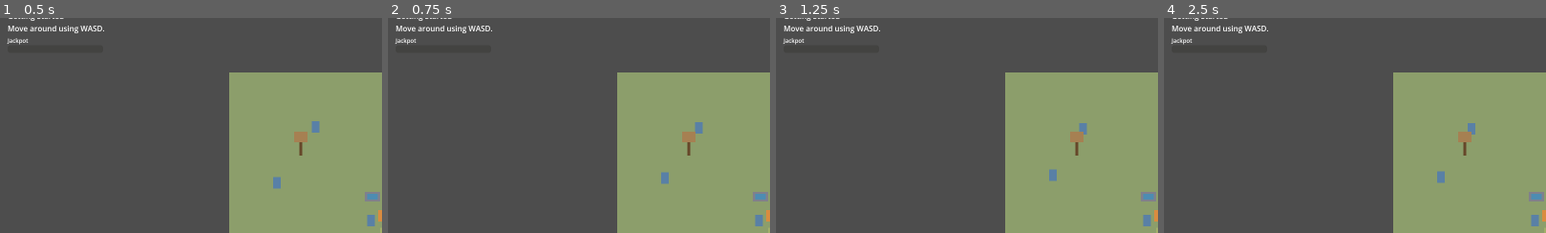
Above: before the commit, frames 1-4 (left to right).
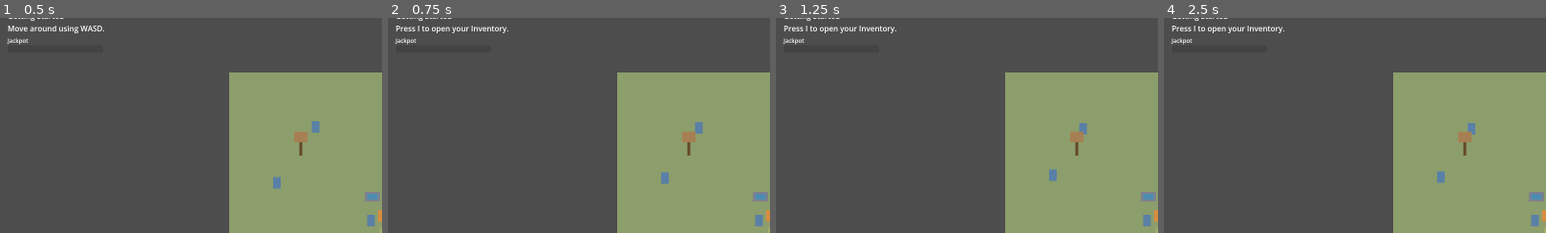
Above: after the commit, the same moments.

Repository: djkipyaboy/bunnies
Game: Godot game, scene res://world/town_demo.tscn
The game is run twice, just before and just after one commit, with the same random seed, the same clock (stepped at 60 frames per second) and the same inputs. This scene is started directly instead of the project's main scene.
Inputs (mouse positions are % of the whole screen's width and height, from its top left):
- Up to frame 1 (0.5 s): no input
- Up to frame 2 (0.75 s): move the mouse to (72, 45) at 0.52 s; hold D (move_right) from 0.53 s (still down); hold E (interact) from 0.53 s (still down); click (72, 45) at 0.67 s
- Up to frame 3 (1.25 s): keep holding D (move_right); keep holding E (interact)
- Up to frame 4 (2.5 s): release D (move_right) at 1.25 s; release E (interact) at 1.25 s; tap I (toggle_inventory) at 1.25, 2 s; drag from (30, 55) to (49, 64) at 1.27 s; move the mouse to (60, 28) at 2.02 s; hold D (move_right) from 2.03 s (still down); hold K (toggle_interactable_legend) from 2.03 s (still down)
The pictures show only the part of the screen within x 0-50%, y 17-67%; the shares and areas given below are measured in that part.

Frame 1 is identical in both runs. In frame 2, 0.5% of the frame differs, in the area x 2-32%, y 3-8%; in frame 3, 0.5%; in frame 4, 0.5%.

Commit message:
feat(quests): wire the tutorial's move objective to PCController's first movement

Diff:
--- /dev/null
+++ b/tests/test_pc_controller_moved_signal.gd
@@ -0,0 +1,35 @@
+# tests/test_pc_controller_moved_signal.gd
+extends SceneTree
+
+## Headless test for PCController's new `moved` signal (2026-08-10 quest-popups-and-tutorial-wiring
+## plan Task 9) — fires exactly once, on the first nonzero movement input.
+
+var _failures: int = 0
+func _check(c: bool, l: String) -> void:
+	if c: print("  ok: ", l)
+	else: _failures += 1; push_error("FAIL: " + l); print("  FAIL: ", l)
+
+func _initialize() -> void:
+	var pc := PCController.new()
+	var fire_count_box: Array = [0]
+	pc.moved.connect(func() -> void: fire_count_box[0] += 1)
+
+	# Zero input: no signal.
+	Input.action_press("move_right")
+	Input.action_release("move_right")
+	pc._physics_process(0.016)
+	_check(fire_count_box[0] == 0, "no signal on a frame with zero net movement input")
+
+	# Nonzero input: fires once.
+	Input.action_press("move_right")
+	pc._physics_process(0.016)
+	_check(fire_count_box[0] == 1, "fires once on the first nonzero movement input (got %d)" % fire_count_box[0])
+
+	# Stays fired — doesn't re-fire on subsequent nonzero-input frames.
+	pc._physics_process(0.016)
+	_check(fire_count_box[0] == 1, "does not fire again on a later nonzero-input frame (got %d)" % fire_count_box[0])
+
+	Input.action_release("move_right")
+	pc.free()
+	print(("PC CONTROLLER MOVED SIGNAL TEST PASSED" if _failures == 0 else "PC CONTROLLER MOVED SIGNAL TEST FAILED: %d" % _failures))
+	quit(_failures)
--- a/world/dungeon_demo.gd
+++ b/world/dungeon_demo.gd
@@ -218,6 +218,10 @@
 	_build_camera()
 	_build_ui()
 	_build_inventory_demo()
+	# Tutorial "move" objective (Task 9) — connected here, not next to _build_pc() above, since
+	# _party_inventory doesn't exist until _build_inventory_demo() just ran; the lambda only reads
+	# _party_inventory when the player actually moves, so this ordering is what matters.
+	_pc.moved.connect(func() -> void: _party_inventory.complete_objective(&"tutorial", &"move"))
 	_place_dungeon_enemies()
 	_place_dungeon_key()
 	_place_caged_cat()
--- a/world/overworld_demo.gd
+++ b/world/overworld_demo.gd
@@ -81,6 +81,10 @@
 	_build_camera()
 	_build_ui()
 	_build_inventory_demo()
+	# Tutorial "move" objective (Task 9) — connected here, not next to _build_pc() above, since
+	# _party_inventory doesn't exist until _build_inventory_demo() just ran; the lambda only reads
+	# _party_inventory when the player actually moves, so this ordering is what matters.
+	_pc.moved.connect(func() -> void: _party_inventory.complete_objective(&"tutorial", &"move"))
 	# VillageEntrance was built in _build_world(), before the party existed — wire its party
 	# fields now (2026-07-12 shared-party-state work) so entering town carries the SAME party
 	# town_demo.tscn will pick back up.
--- a/world/pc_controller.gd
+++ b/world/pc_controller.gd
@@ -6,6 +6,12 @@
 ## ceiling) — only Interactable.nearest() (tested in Task 6) backs the logic here.
 
 @export var move_speed: float = 90.0
+
+## Emitted exactly once, the first time _physics_process() observes nonzero movement input — the
+## tutorial's "move" objective hook (2026-08-10 quest-popups-and-tutorial-wiring plan Task 9).
+signal moved
+
+var _moved_signal_fired: bool = false
 
 var _tracked: Array[Interactable] = []
 var _movement_paused: bool = false
@@ -59,5 +65,8 @@
 		Input.get_action_strength("move_right") - Input.get_action_strength("move_left"),
 		Input.get_action_strength("move_down") - Input.get_action_strength("move_up")
 	)
+	if not _moved_signal_fired and input_vector != Vector2.ZERO:
+		_moved_signal_fired = true
+		moved.emit()
 	velocity = movement_velocity(input_vector, move_speed, _movement_paused)
 	move_and_slide()
--- a/world/town_demo.gd
+++ b/world/town_demo.gd
@@ -74,6 +74,11 @@
 	# has already run.
 	if _party_inventory.accepted_quest_ids.is_empty():
 		_party_inventory.accept_quest(&"tutorial")
+	# Tutorial "move" objective (Task 9): connected after the auto-start line above so the
+	# tutorial quest is guaranteed to exist before this could ever fire against it — though
+	# connecting itself is harmless regardless, since nothing emits `moved` until the player
+	# actually moves.
+	_pc.moved.connect(func() -> void: _party_inventory.complete_objective(&"tutorial", &"move"))
 	# TownExit was built in _wire_doors(), before the party existed — wire its party fields now
 	# (2026-07-12 shared-party-state work) so leaving town carries the SAME party the overworld
 	# will pick back up, instead of each scene seeding its own independent placeholder party.
